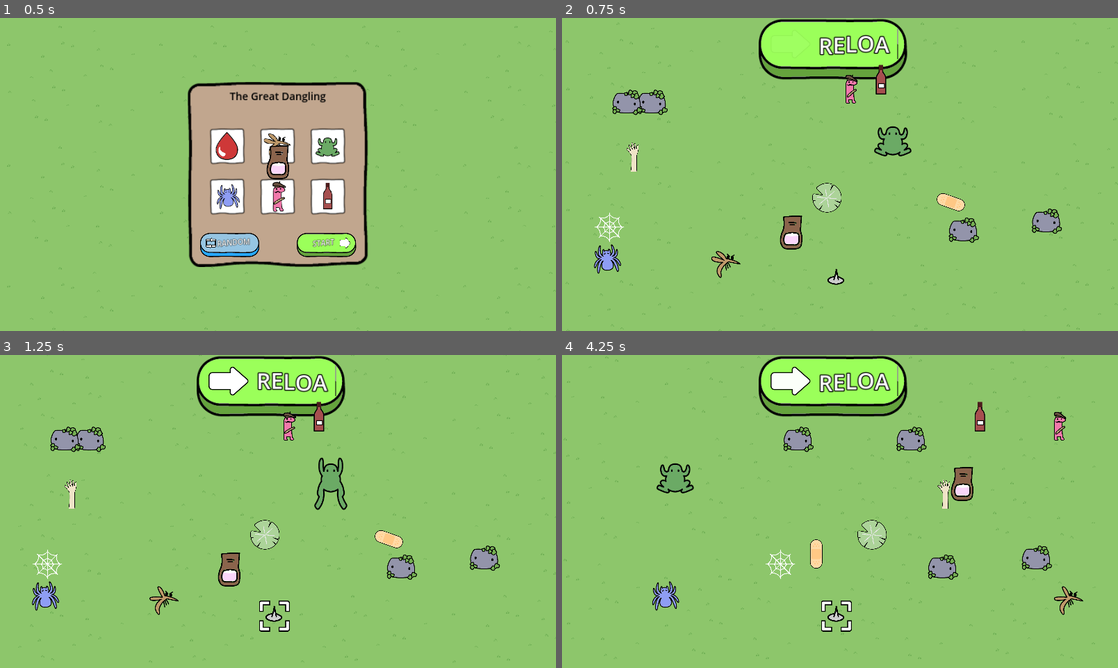
Above: before the commit, frames 1-4 (two rows, left to right).
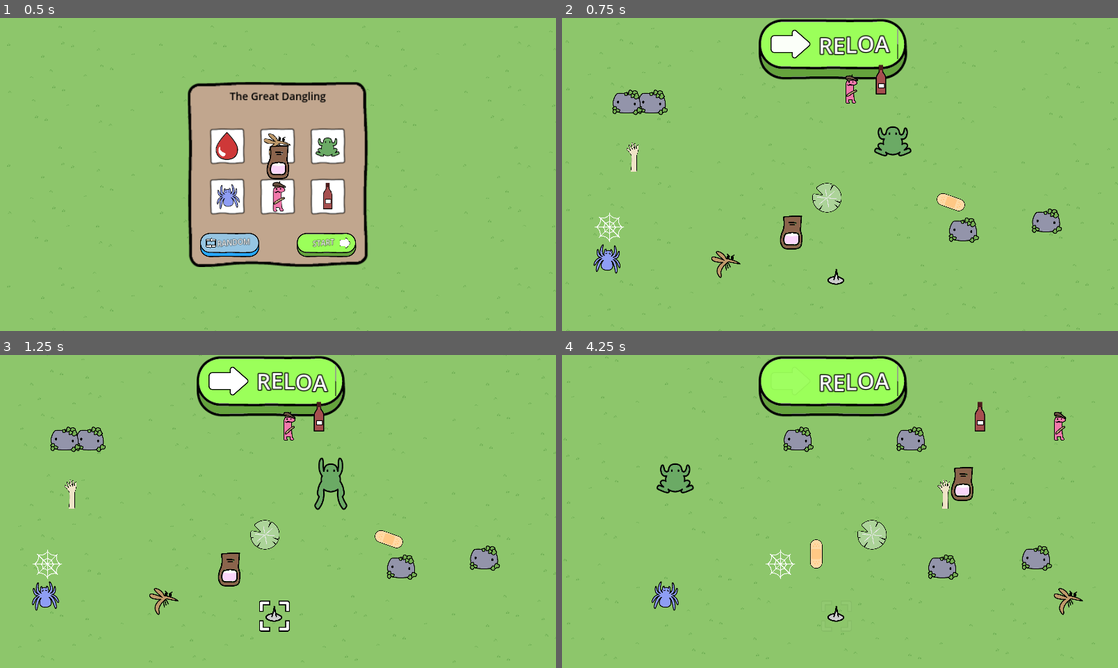
Above: after the commit, the same moments.

Repository: magopian/teamsect
Game: Godot game, scene res://start_menu.tscn
The game is run twice, just before and just after one commit, with the same random seed, the same clock (stepped at 60 frames per second) and the same inputs.
Inputs (mouse positions are in pixels of both pictures, inside the frame that each line leads up to):
- Up to frame 1 (0.5 s): no input
- Up to frame 2 (0.75 s): click (789, 246) at 0.5 s
- Up to frame 3 (1.25 s): no input
- Up to frame 4 (4.25 s): click (834, 386) at 1.25 s; click (834, 386) at 2 s; click (834, 386) at 2.75 s; move the mouse to (962, 495) at 3.52 s

Frame 1 is identical in both runs. In frame 2, 1.0% of the frame differs, in the area x 5-60%, y 3-82%; in frame 3, 0.4%; in frame 4, 1.2%, in the area x 16-94%, y 3-89%.

Commit message:
Button pressed states and click sounds

Diff:
--- /dev/null
+++ b/click_sound.gd
@@ -0,0 +1,21 @@
+extends AudioStreamPlayer
+
+@export var down_click: AudioStream
+@export var up_click: AudioStream
+
+func _ready() -> void:
+	var parent: Control = get_parent()
+	parent.button_down.connect(_on_button_down)
+	parent.button_up.connect(_on_button_up)
+
+
+func _on_button_down() -> void:
+	if is_inside_tree():
+		stream = down_click
+		play()
+
+func _on_button_up() -> void:
+	print("button up")
+	if is_inside_tree():
+		stream = up_click
+		play()
--- /dev/null
+++ b/click_sound.tscn
@@ -0,0 +1,11 @@
+[gd_scene load_steps=4 format=3 uid="uid://c6ahy51ofto1b"]
+
+[ext_resource type="AudioStream" uid="uid://cjgdp1s53braj" path="res://assets/sounds/mouse-click-sound-233951.wav" id="1_j64v5"]
+[ext_resource type="Script" path="res://click_sound.gd" id="2_mm1e7"]
+[ext_resource type="AudioStream" uid="uid://bwhyuj4mrv6tm" path="res://assets/sounds/mouse-click-sound-233951_up.wav" id="3_mb157"]
+
+[node name="ClickSound" type="AudioStreamPlayer"]
+bus = &"SFX"
+script = ExtResource("2_mm1e7")
+down_click = ExtResource("1_j64v5")
+up_click = ExtResource("3_mb157")
--- a/game.gd
+++ b/game.gd
@@ -93,4 +93,5 @@
 
 
 func _on_reload_button_pressed() -> void:
+	await get_tree().create_timer(0.1).timeout
 	get_tree().change_scene_to_file("res://levels/frenchie_random.tscn")
--- a/levels/_base_level.tscn
+++ b/levels/_base_level.tscn
@@ -18,7 +18,9 @@
 [ext_resource type="Texture2D" uid="uid://bvnjmmcem6v5y" path="res://assets/sprites/button_blue.png" id="15_6pkkh"]
 [ext_resource type="PackedScene" uid="uid://ba8uoqwjxbr5i" path="res://finish/win_here.tscn" id="15_mpby0"]
 [ext_resource type="Texture2D" uid="uid://ckgi1jycdi858" path="res://assets/sprites/random.png" id="16_uyu60"]
+[ext_resource type="Texture2D" uid="uid://pgu48gib573t" path="res://assets/sprites/button_blue_pressed.png" id="16_w8i5v"]
 [ext_resource type="PackedScene" uid="uid://d2e5o1u66fmrk" path="res://pointer/thumbtack.tscn" id="17_dgoyh"]
+[ext_resource type="PackedScene" uid="uid://c6ahy51ofto1b" path="res://click_sound.tscn" id="17_m3t8s"]
 [ext_resource type="PackedScene" uid="uid://g2egjj0way1e" path="res://pointer/finger.tscn" id="18_xu7gg"]
 [ext_resource type="PackedScene" uid="uid://cyp2hqnu74snb" path="res://dangling/bandaid.tscn" id="19_l82vu"]
 [ext_resource type="PackedScene" uid="uid://cnyp1yfsumkta" path="res://dangling/blood_drop.tscn" id="19_onll2"]
@@ -198,6 +200,7 @@
 offset_bottom = 795.0
 size_flags_horizontal = 4
 texture_normal = ExtResource("15_6pkkh")
+texture_pressed = ExtResource("16_w8i5v")
 stretch_mode = 0
 
 [node name="HBoxContainer" type="HBoxContainer" parent="YouWin/ReloadButton"]
@@ -229,6 +232,8 @@
 theme_override_font_sizes/bold_font_size = 30
 bbcode_enabled = true
 text = "[wave amp=50.0 freq=5.0 connected=1]RANDOM[/wave]"
+
+[node name="ClickSound" parent="YouWin/ReloadButton" instance=ExtResource("17_m3t8s")]
 
 [node name="Next" parent="." instance=ExtResource("14_pdpr7")]
 unique_name_in_owner = true
--- a/levels/frenchie_random.tscn
+++ b/levels/frenchie_random.tscn
@@ -1,8 +1,9 @@
-[gd_scene load_steps=12 format=3 uid="uid://binl6y75xpf0x"]
+[gd_scene load_steps=13 format=3 uid="uid://binl6y75xpf0x"]
 
 [ext_resource type="PackedScene" uid="uid://ba2ldlw3e1db2" path="res://levels/_base_level.tscn" id="1_inu4e"]
 [ext_resource type="PackedScene" uid="uid://ofoc2dl2fqmk" path="res://obstacles/rock.tscn" id="2_ryccc"]
 [ext_resource type="Script" path="res://levels/frenchie_random.gd" id="2_ul8ux"]
+[ext_resource type="Texture2D" uid="uid://pgu48gib573t" path="res://assets/sprites/button_blue_pressed.png" id="3_1bf0w"]
 [ext_resource type="PackedScene" uid="uid://lcrvpfho1mdv" path="res://dangling/mosquito.tscn" id="3_t0xfy"]
 [ext_resource type="PackedScene" uid="uid://brka63tjsoh1i" path="res://dangling/arm.tscn" id="4_nckl4"]
 [ext_resource type="PackedScene" uid="uid://bhrnso07lrta5" path="res://dangling/spider.tscn" id="5_6s3d2"]
@@ -14,6 +15,9 @@
 
 [node name="Level Frenchie Random" instance=ExtResource("1_inu4e")]
 script = ExtResource("2_ul8ux")
+
+[node name="ReloadButton" parent="YouWin" index="2"]
+texture_pressed = ExtResource("3_1bf0w")
 
 [node name="Obstacles" parent="." index="6"]
 unique_name_in_owner = true
--- a/next.gd
+++ b/next.gd
@@ -4,5 +4,6 @@
 
 func _on_button_pressed() -> void:
 	EventBus.next.emit()
+	await get_tree().create_timer(0.1).timeout
 	if next_scene:
 		get_tree().change_scene_to_packed(next_scene)
--- a/next.tscn
+++ b/next.tscn
@@ -1,9 +1,11 @@
-[gd_scene load_steps=5 format=3 uid="uid://br1hu3flduvp8"]
+[gd_scene load_steps=7 format=3 uid="uid://br1hu3flduvp8"]
 
 [ext_resource type="Texture2D" uid="uid://bnh7dfvyig5jt" path="res://assets/sprites/arrow.png" id="1_p8jan"]
 [ext_resource type="Script" path="res://next.gd" id="1_th0a2"]
 [ext_resource type="Texture2D" uid="uid://cjcgxgmmy0vw6" path="res://assets/sprites/button.png" id="2_jerru"]
 [ext_resource type="PackedScene" uid="uid://db2vr0h3x3j1h" path="res://blinker.tscn" id="2_ourv0"]
+[ext_resource type="PackedScene" uid="uid://c6ahy51ofto1b" path="res://click_sound.tscn" id="3_dsmou"]
+[ext_resource type="Texture2D" uid="uid://br8vyvq5nwe10" path="res://assets/sprites/button_pressed.png" id="3_mupyj"]
 
 [node name="Next" type="Node2D"]
 script = ExtResource("1_th0a2")
@@ -15,6 +17,9 @@
 offset_bottom = -5.00001
 scale = Vector2(2.5, 2.5)
 texture_normal = ExtResource("2_jerru")
+texture_pressed = ExtResource("3_mupyj")
+
+[node name="ClickSound" parent="Button" instance=ExtResource("3_dsmou")]
 
 [node name="Label" type="RichTextLabel" parent="."]
 offset_left = 47.0
--- a/start_menu.gd
+++ b/start_menu.gd
@@ -2,8 +2,10 @@
 
 
 func _on_texture_button_pressed() -> void:
+	await get_tree().create_timer(0.1).timeout
 	get_tree().change_scene_to_file("res://levels/blood_drop.tscn")
 
 
 func _on_reload_button_pressed() -> void:
+	await get_tree().create_timer(0.1).timeout
 	get_tree().change_scene_to_file("res://levels/frenchie_random.tscn")
--- a/start_menu.tscn
+++ b/start_menu.tscn
@@ -1,10 +1,13 @@
-[gd_scene load_steps=9 format=3 uid="uid://dmvp2b2kh1tqm"]
+[gd_scene load_steps=12 format=3 uid="uid://dmvp2b2kh1tqm"]
 
 [ext_resource type="Script" path="res://start_menu.gd" id="1_cyv5k"]
 [ext_resource type="PackedScene" uid="uid://bv3c4q2qx0kgk" path="res://background_pattern.tscn" id="2_qq0qr"]
 [ext_resource type="Texture2D" uid="uid://bvnjmmcem6v5y" path="res://assets/sprites/button_blue.png" id="4_05re1"]
+[ext_resource type="Texture2D" uid="uid://pgu48gib573t" path="res://assets/sprites/button_blue_pressed.png" id="5_6bvjf"]
 [ext_resource type="PackedScene" uid="uid://g2egjj0way1e" path="res://pointer/finger.tscn" id="5_6o7i7"]
 [ext_resource type="Texture2D" uid="uid://ckgi1jycdi858" path="res://assets/sprites/random.png" id="5_o6bnq"]
+[ext_resource type="PackedScene" uid="uid://c6ahy51ofto1b" path="res://click_sound.tscn" id="7_70olq"]
+[ext_resource type="Texture2D" uid="uid://br8vyvq5nwe10" path="res://assets/sprites/button_pressed.png" id="8_fkwvf"]
 [ext_resource type="Texture2D" uid="uid://dwbrtdgek761u" path="res://assets/sprites/start_menu.png" id="14_tfhaf"]
 [ext_resource type="Texture2D" uid="uid://cjcgxgmmy0vw6" path="res://assets/sprites/button.png" id="15_3sdbn"]
 [ext_resource type="Texture2D" uid="uid://bnh7dfvyig5jt" path="res://assets/sprites/arrow.png" id="16_j324i"]
@@ -67,6 +70,7 @@
 layout_mode = 2
 size_flags_horizontal = 4
 texture_normal = ExtResource("4_05re1")
+texture_pressed = ExtResource("5_6bvjf")
 stretch_mode = 0
 
 [node name="HBoxContainer" type="HBoxContainer" parent="CanvasLayer/CenterContainer/TextureRect/MarginContainer/VBoxContainer/MarginContainer/HBoxContainer/ReloadButton"]
@@ -99,6 +103,8 @@
 bbcode_enabled = true
 text = "[wave amp=50.0 freq=5.0 connected=1]RANDOM[/wave]"
 
+[node name="ClickSound" parent="CanvasLayer/CenterContainer/TextureRect/MarginContainer/VBoxContainer/MarginContainer/HBoxContainer/ReloadButton" instance=ExtResource("7_70olq")]
+
 [node name="Control" type="Control" parent="CanvasLayer/CenterContainer/TextureRect/MarginContainer/VBoxContainer/MarginContainer/HBoxContainer"]
 layout_mode = 2
 size_flags_horizontal = 3
@@ -107,6 +113,7 @@
 layout_mode = 2
 size_flags_horizontal = 4
 texture_normal = ExtResource("15_3sdbn")
+texture_pressed = ExtResource("8_fkwvf")
 
 [node name="HBoxContainer" type="HBoxContainer" parent="CanvasLayer/CenterContainer/TextureRect/MarginContainer/VBoxContainer/MarginContainer/HBoxContainer/StartButton"]
 layout_mode = 1
@@ -138,6 +145,8 @@
 texture = ExtResource("16_j324i")
 expand_mode = 2
 
+[node name="ClickSound" parent="CanvasLayer/CenterContainer/TextureRect/MarginContainer/VBoxContainer/MarginContainer/HBoxContainer/StartButton" instance=ExtResource("7_70olq")]
+
 [node name="Finger" parent="CanvasLayer" instance=ExtResource("5_6o7i7")]
 
 [connection signal="pressed" from="CanvasLayer/CenterContainer/TextureRect/MarginContainer/VBoxContainer/MarginContainer/HBoxContainer/ReloadButton" to="." method="_on_reload_button_pressed"]
Not shown, added: assets/sounds/mouse-click-sound-233951.wav.import
Not shown, added: assets/sounds/mouse-click-sound-233951_up.wav.import
Binary file added: assets/sprites/button_blue_pressed.png
Not shown, added: assets/sprites/button_blue_pressed.png.import
Binary file added: assets/sprites/button_pressed.png
Not shown, added: assets/sprites/button_pressed.png.import
Not shown: 1 places in levels/_base_level.tscn that only renumber resources
Not shown, added: assets/sounds/mouse-click-sound-233951.wav
Not shown, added: assets/sounds/mouse-click-sound-233951_up.wav
